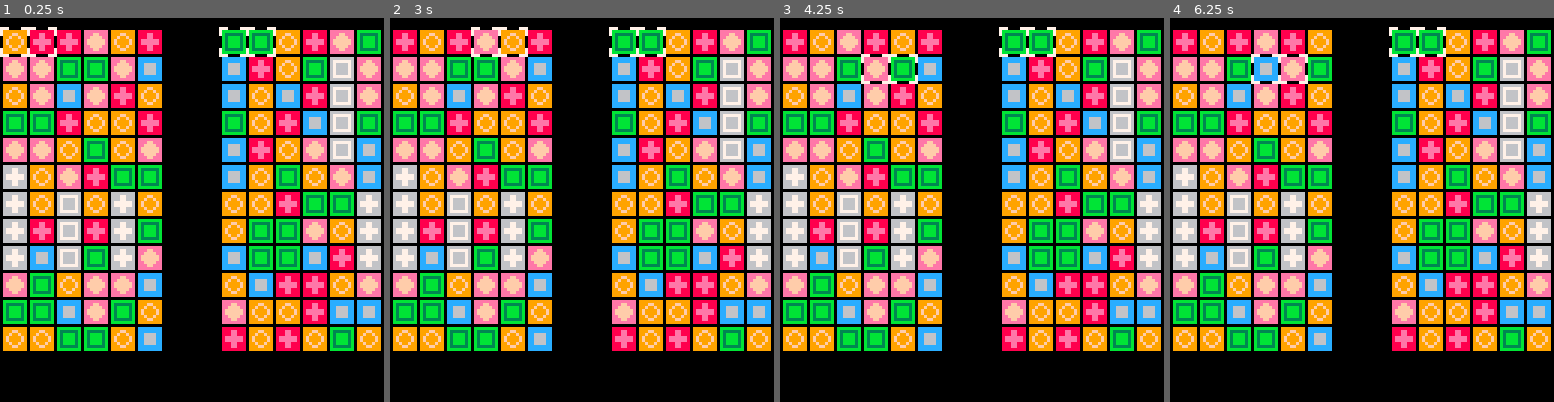
Above: before the commit, frames 1-4 (left to right).
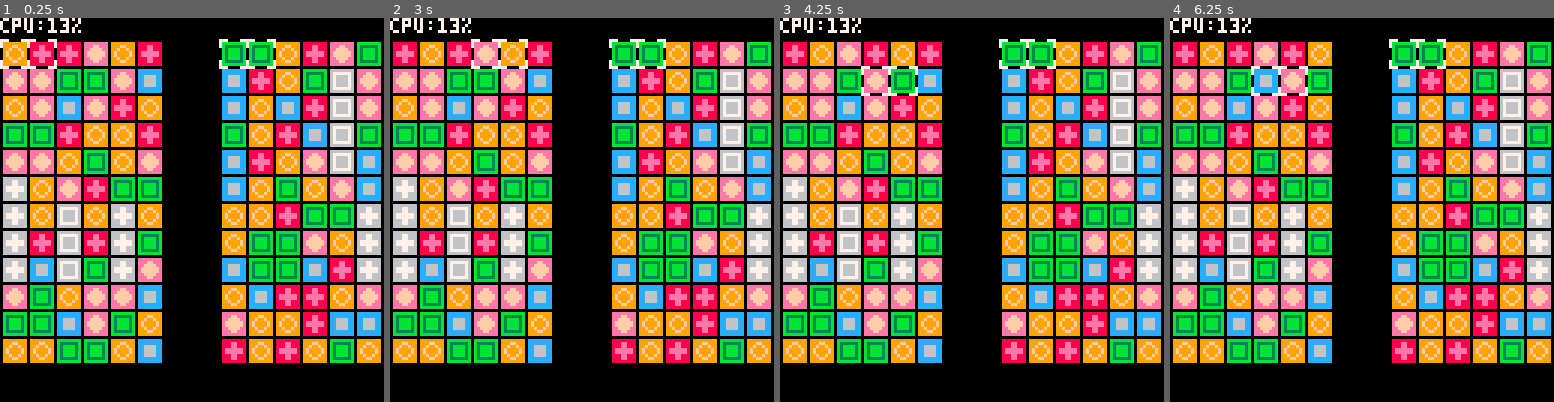
Above: after the commit, the same moments.

Repository: stevelavietes/pico8carts
Game: PICO-8 cartridge pa.p8
The game is run twice, just before and just after one commit, with the same random seed, the same clock (stepped at 60 frames per second) and the same inputs.
Inputs:
- Up to frame 1 (0.25 s): no input
- Up to frame 2 (3 s): tap O (Z key) at 0.7, 1.7, 2.1, 2.5, 2.9 s; hold Right 1.6-2.1 s; hold Up 2.15-2.42 s; hold Right from 2.47 s (still down)
- Up to frame 3 (4.25 s): release Right at 3.03 s; hold Left 3.08-3.58 s; tap O (Z key) at 3.3, 3.7, 4.1 s; hold Down 3.63-3.97 s; hold Right from 4.02 s (still down)
- Up to frame 4 (6.25 s): tap O (Z key) every 0.4 s from 4.5 to 6.1 s; release Right at 4.68 s; hold Up 4.73-5.03 s; hold Left 5.08-5.68 s; hold Down 5.73-6.03 s; hold Right from 6.08 s (still down)

The runs differ from the first frame. In frame 1, 46% of the frame differs, in the area x 0-100%, y 0-90%; in frame 2, 46%; in frame 3, 46%; in frame 4, 46%.

Commit message:
adds a CPU meter to guide development

Diff:
--- a/pa.p8
+++ b/pa.p8
@@ -217,6 +217,7 @@
 function _draw()
  cls()
  foreach(g.bs,draw_board)
+ print('cpu:'..(flr(stat(1)*100))..'%')
 end
 
 function _init()
@@ -226,8 +227,8 @@
  g.l_b = 5
  g.cs = {}
  g.bs = {}
- add(g.bs, make_board(6,12,1,4))
- add(g.bs, make_board(6,12,74,4,1))
+ add(g.bs, make_board(6,12,1,8))
+ add(g.bs, make_board(6,12,74,8,1))
  g.tick = 0
 end
 
